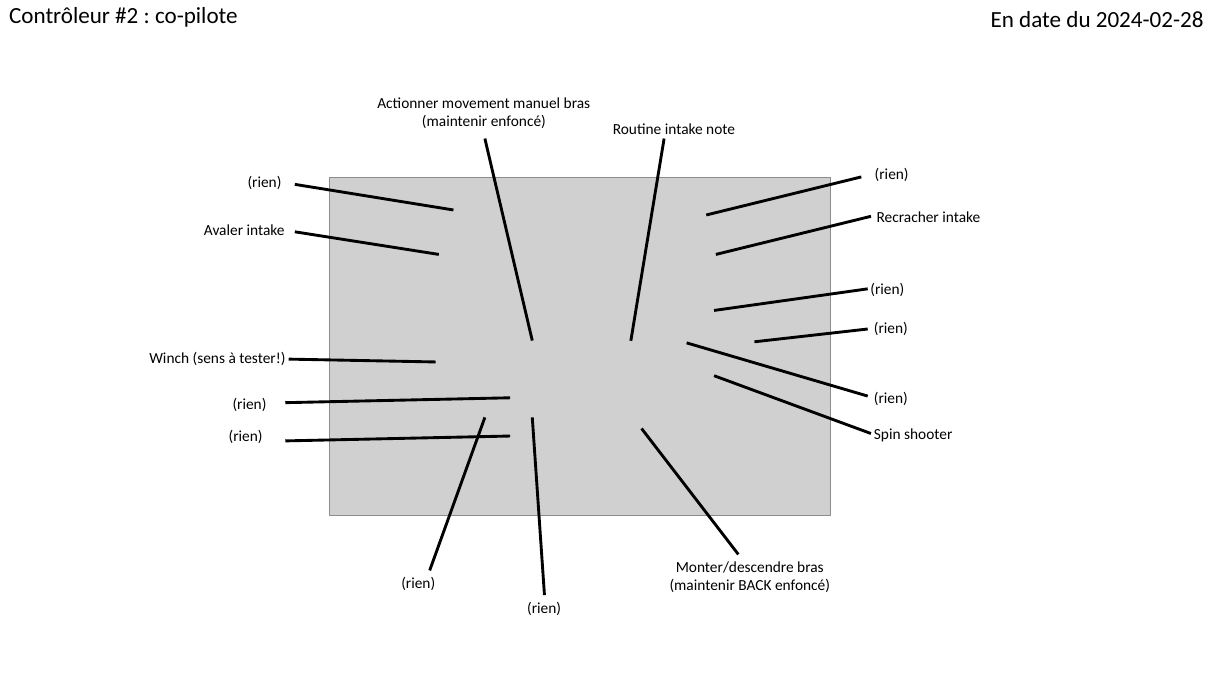
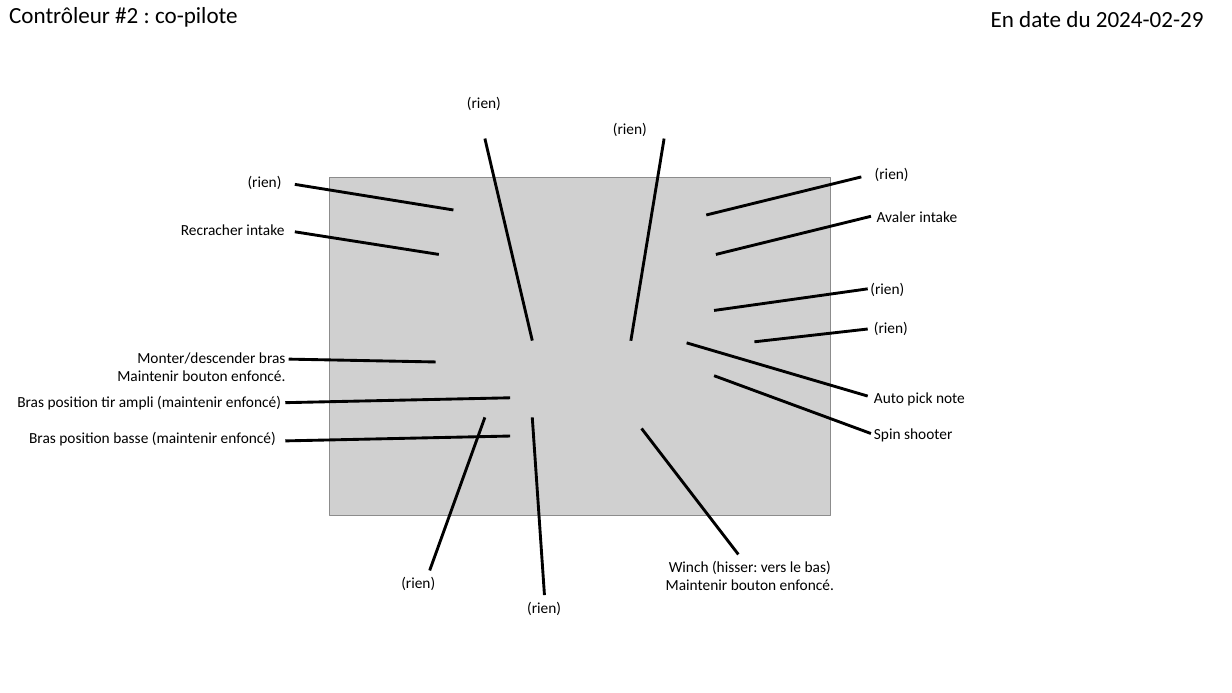
Before and after one commit to Fenix4947-2015/robot2024, a slide deck: slide 2 of contrôles robot 2024.pptx. Drawn at 1232x693 pixels with LibreOffice and Linux fonts; fonts in the diff are those of the drawing; grey boxes stand for pictures. Boxes give left, top, right and bottom in pixels: in the first picture for what was removed or moved away, otherwise in the second. Text is boxed around its words. In the diff, an @@ line names an element or a change of style, - is before the commit and + after.

```diff
--- a/contrôles robot 2024.pptx
+++ b/contrôles robot 2024.pptx
@@ text at [991,11,1204,27]: text changed @@
-En date du 2024-02-28
+En date du 2024-02-29
@@ text "(rien)": place and size @@
-text "(rien)" at [233,398,267,411]
+text "(rien)" at [467,97,501,110]
@@ text "(rien)" at [467,97,501,110]: alignment left to centre @@
@@ text removed at [377,97,590,128] @@
-Actionner movement manuel bras
-(maintenir enfoncé)
@@ text "(rien)": place and size @@
-text "(rien)" at [874,392,908,405]
+text "(rien)" at [613,123,647,136]
@@ text removed at [613,123,735,134] @@
-Routine intake note
@@ text at [181,224,284,235]: text changed @@
-Avaler intake
+Recracher intake
@@ text at [877,211,957,222]: text changed @@
-Recracher intake
+Avaler intake
@@ text at [117,352,285,381]: text changed @@
-Winch (sens à tester!)
+Monter/descender bras
+Maintenir bouton enfoncé.
@@ text added at [17,396,281,410], 12 pt, text #000000 @@
+Bras position tir ampli (maintenir enfoncé)
@@ text added at [874,392,965,406], 12 pt, text #000000 @@
+Auto pick note
@@ text added at [29,432,276,446], 12 pt, text #000000 @@
+Bras position basse (maintenir enfoncé)
@@ text removed at [229,430,263,443] @@
-(rien)
@@ text at [666,561,834,590]: text changed @@
-Monter/descendre bras
-(maintenir BACK enfoncé)
+Winch (hisser: vers le bas)
+Maintenir bouton enfoncé.
```
Also in this commit, not shown: 1 other slide changed, 4 other files.
